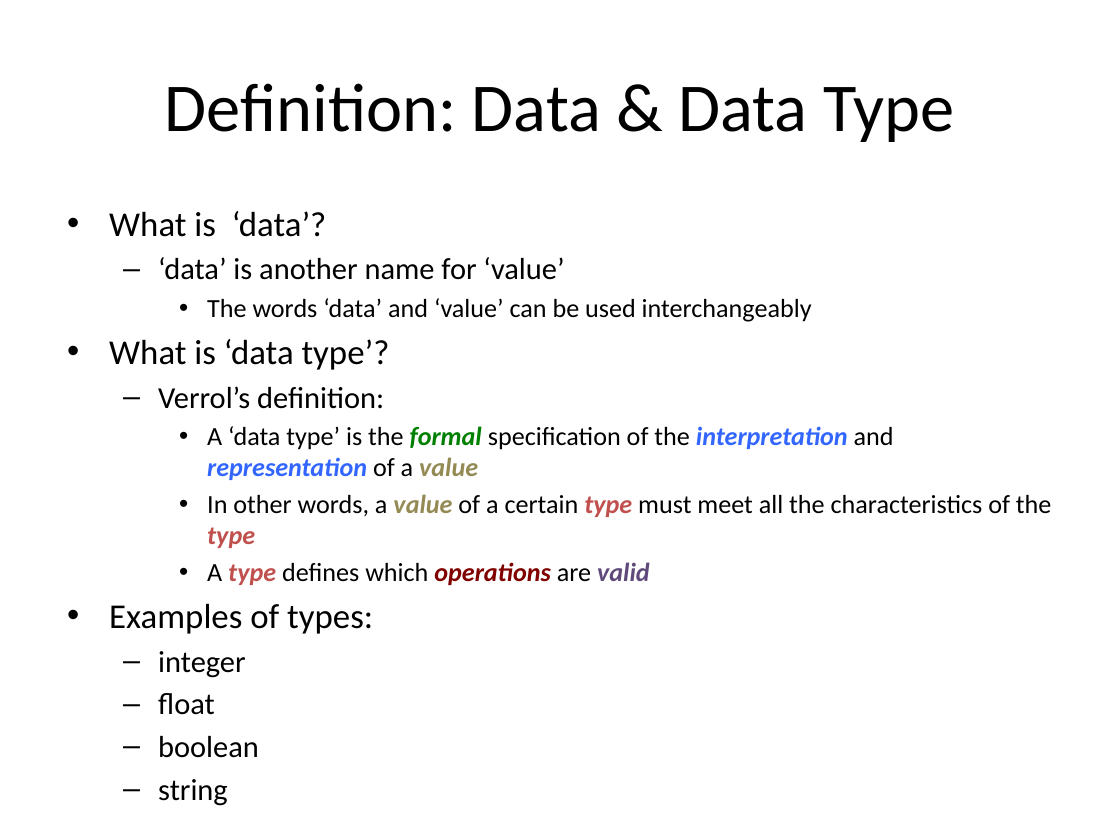
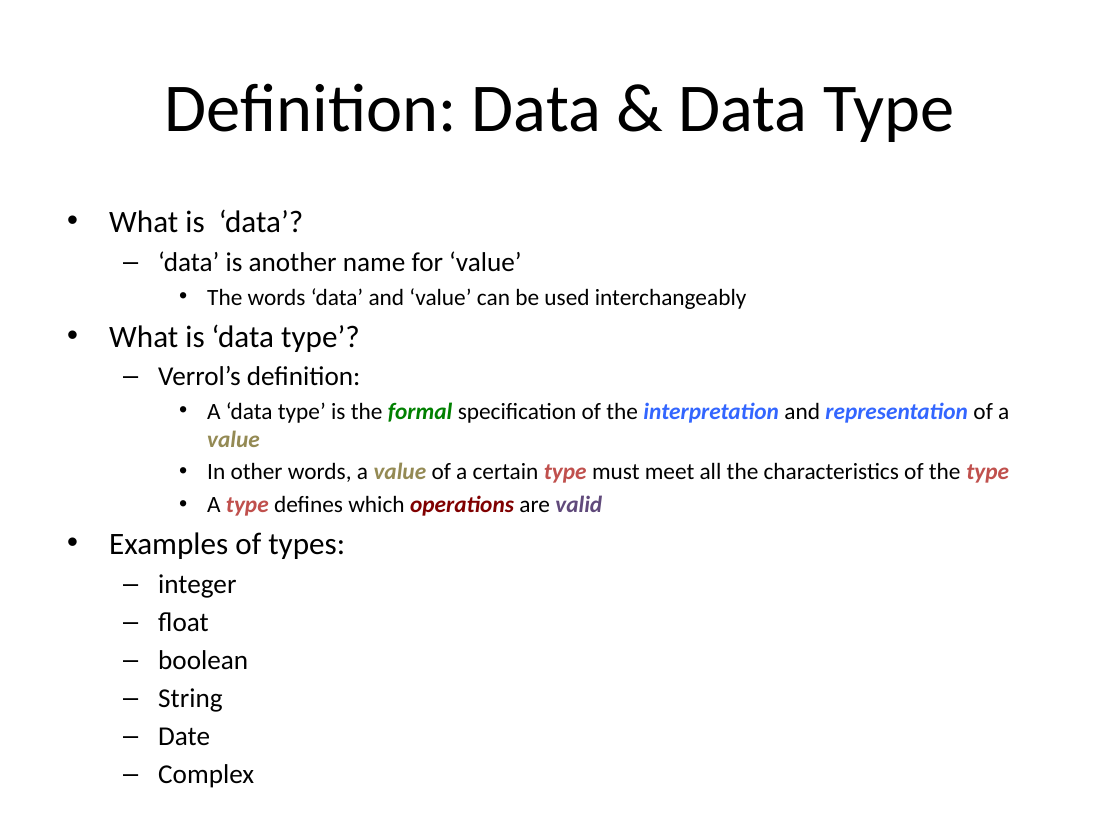
Before and after one commit to xiliax/go-lang-programming, a slide deck: slide 62 of doc/Go-Lang-Programming.pptx (slide 59 before the commit). Drawn at 1120x840 pixels with LibreOffice and Linux fonts; fonts in the diff are those of the drawing. Boxes give left, top, right and bottom in pixels: in the first picture for what was removed or moved away, otherwise in the second. Text is boxed around its words. In the diff, an @@ line names an element or a change of style, - is before the commit and + after.

Commit message:
c02s04 - Data and Data Types - Updated docs, slides, and code sample.

```diff
--- a/doc/Go-Lang-Programming.pptx
+++ b/doc/Go-Lang-Programming.pptx
@@ text at (x1=109, y1=209, x2=1009, y2=670): size 22.4 to 20 pt in "What is ‘data’?", "What is ‘data type’?", "Examples of types:"; size 19.6 to 17.5 pt in "‘data’ is another name for ‘value’", "Verrol’s definition:", "integer", "float" and 1 more places; size 16.8 to 15 pt in "The words ‘data’ and ‘value’ can be ...", "A ‘data type’ is the formal specification ...", "In other words, a value of a ...", "A type defines which operations are valid" @@
@@ text at (x1=158, y1=688, x2=222, y2=746): text changed; size 19.6 to 17.5 pt @@
-  – string
+  – String
+  – Date
+  – Complex
```
Also in this commit, not shown: 5 other slides changed, 14 slides added, 20 other files.
